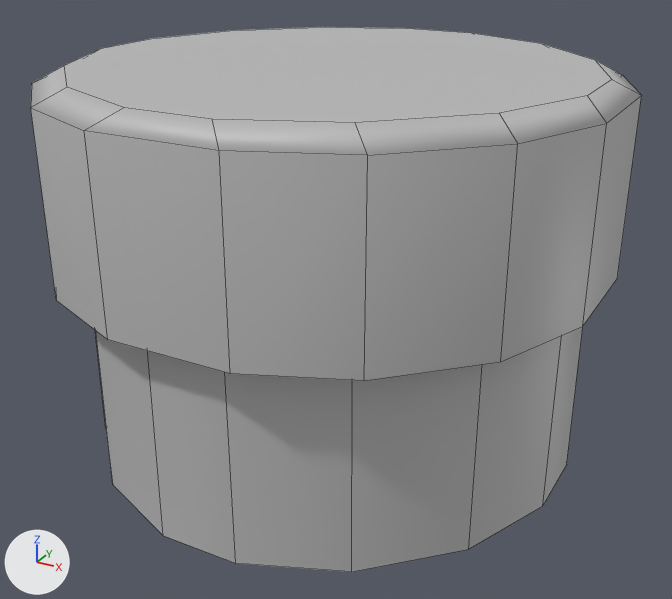
The FBX model Assets/Res/Models/New/TableCir.fbx: old version first, new version second.
Before and after are seen from a 50 mm lens placed at (11.592, 1.929, 0.821), pointed at (11.014, 2.98, 0.295). The axes (+X, +Y, +Z) are drawn at lower left. The lights are the same throughout. Mesh edges are drawn as thin lines. Where no turn or scale is listed for an object, it has been applied to the vertices.

Before the edit, the objects in view are built like this:
```python
me_mesh = bpy.data.meshes.new('Mesh')
me_mesh.from_pydata(...)  # 80 vertices, 49 faces; spans x -0.373..0.373, y -0.373..0.373, z 0.083..0.618
me_mesh.materials.append(mat_lambert1)  # grey #bcbcbc
ob_tablecir = bpy.data.objects.new('TableCir', me_mesh)
ob_tablecir.location = (11.0, 3.0, 0.0)
```
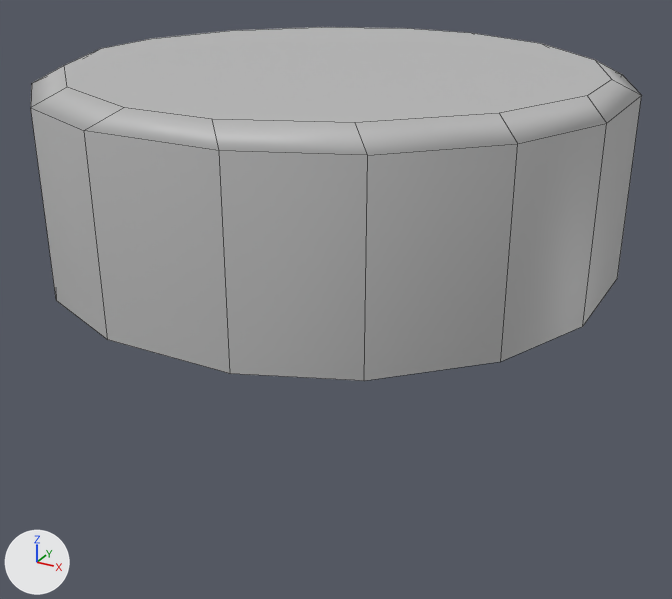
Where the change shows, as pixel boxes (x1, y1, x2, y2) in the pictures (672 x 599 px):
'TableCir', reshaped (35% shorter): before (31, 27, 641, 572); after (31, 27, 641, 381)
part 1 of me_mesh, deleted: before (95, 327, 583, 572)

The change, as a list of edits to the scene's bpy script:
```text
Change me_mesh:
    where me_mesh.from_pydata(...)  # 80 vertices, 49 faces; spans x -0.373..0.373, y -0.373..0.373, z 0.083..0.618
    used by ob_tablecir; location = (11.0, 3.0, 0.0)
    me_mesh part 1: the loose piece of 32 vertices spanning x -0.343..0.343, y -0.343..0.343, z 0.083..0.362 is deleted
```
